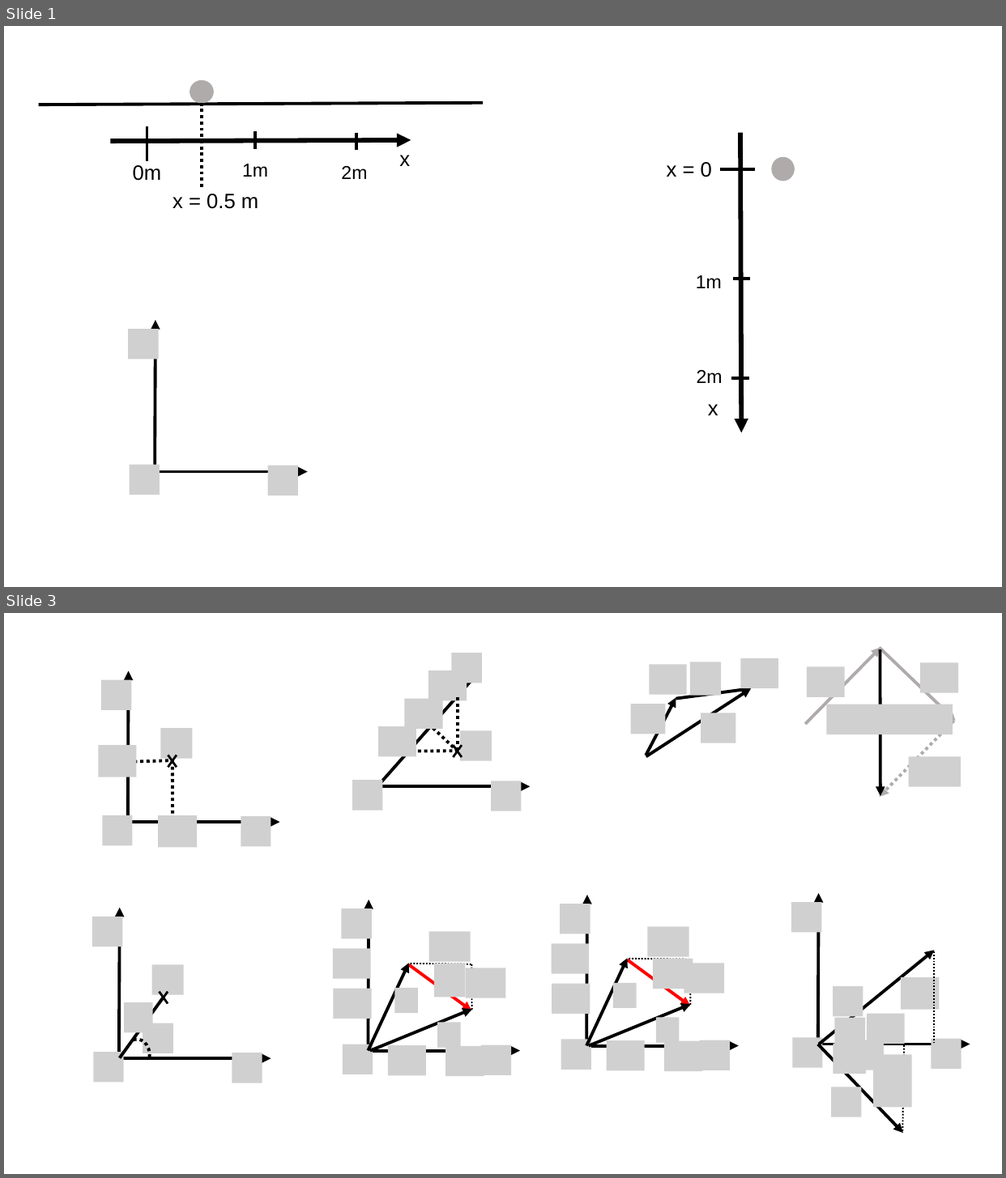
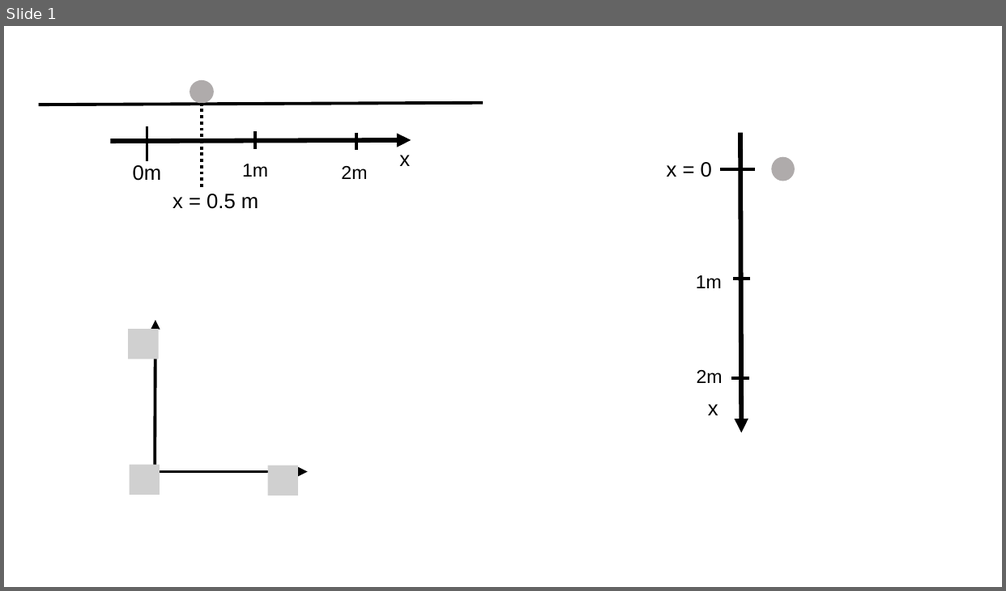
Before and after one commit to OSTP/PhysicsArtofModelling, a slide deck: tex/figures/DescribingMotionIn1D/Figures.pptx. Shown one above the other, each under a label of ours: slides 1 and 3 before the commit, slide 1 after it; the slides between them are not shown. The pictures are 1006x1178 and 1006x591 pixels, drawn with LibreOffice and Linux fonts; fonts in the diff are those of the drawing; grey boxes stand for pictures. Boxes give left, top, right and bottom in pixels: in the first picture for what was removed or moved away, otherwise in the second. Text is boxed around its words. In the diff, an @@ line names an element or a change of style, - is before the commit and + after.

```diff
--- a/tex/figures/DescribingMotionIn1D/Figures.pptx
+++ b/tex/figures/DescribingMotionIn1D/Figures.pptx
@@ slide 3 removed at box(4, 613, 1002, 1174), background #FFFFFF @@
@@ group removed at box(631, 658, 779, 756): 5 pictures, 3 arrows @@
@@ group removed at box(353, 653, 530, 811): 7 pictures, 3 lines, 2 arrows, 1 cross @@
@@ group removed at box(806, 648, 960, 797): 4 arrows, 4 pictures @@
@@ group removed at box(98, 671, 279, 848): 6 pictures, 2 arrows, 2 lines, 1 cross @@
@@ group removed at box(333, 900, 520, 1076): 12 pictures, 5 arrows, 2 lines @@
@@ group removed at box(552, 895, 739, 1071): 12 pictures, 5 arrows, 2 lines @@
@@ group removed at box(92, 908, 271, 1083): 6 pictures, 2 arrows, 1 cross, 1 line, 1 arc (boxed as its full ellipse) @@
@@ group removed at box(791, 893, 970, 1133): 11 pictures, 4 arrows, 2 lines @@
```
Also in this commit, not shown: 1 slide added, 10 other slides removed, 1 other file.
